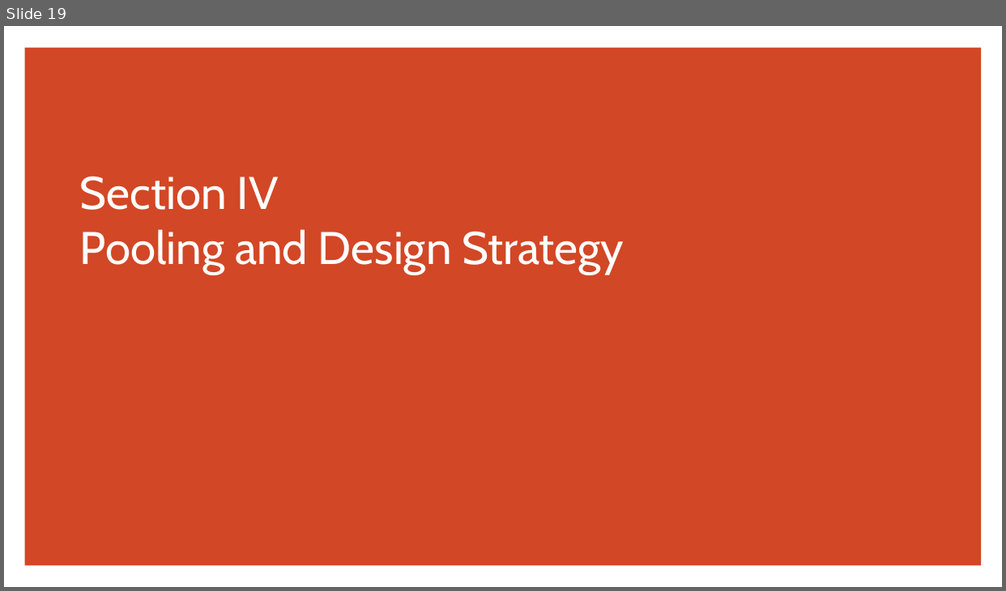
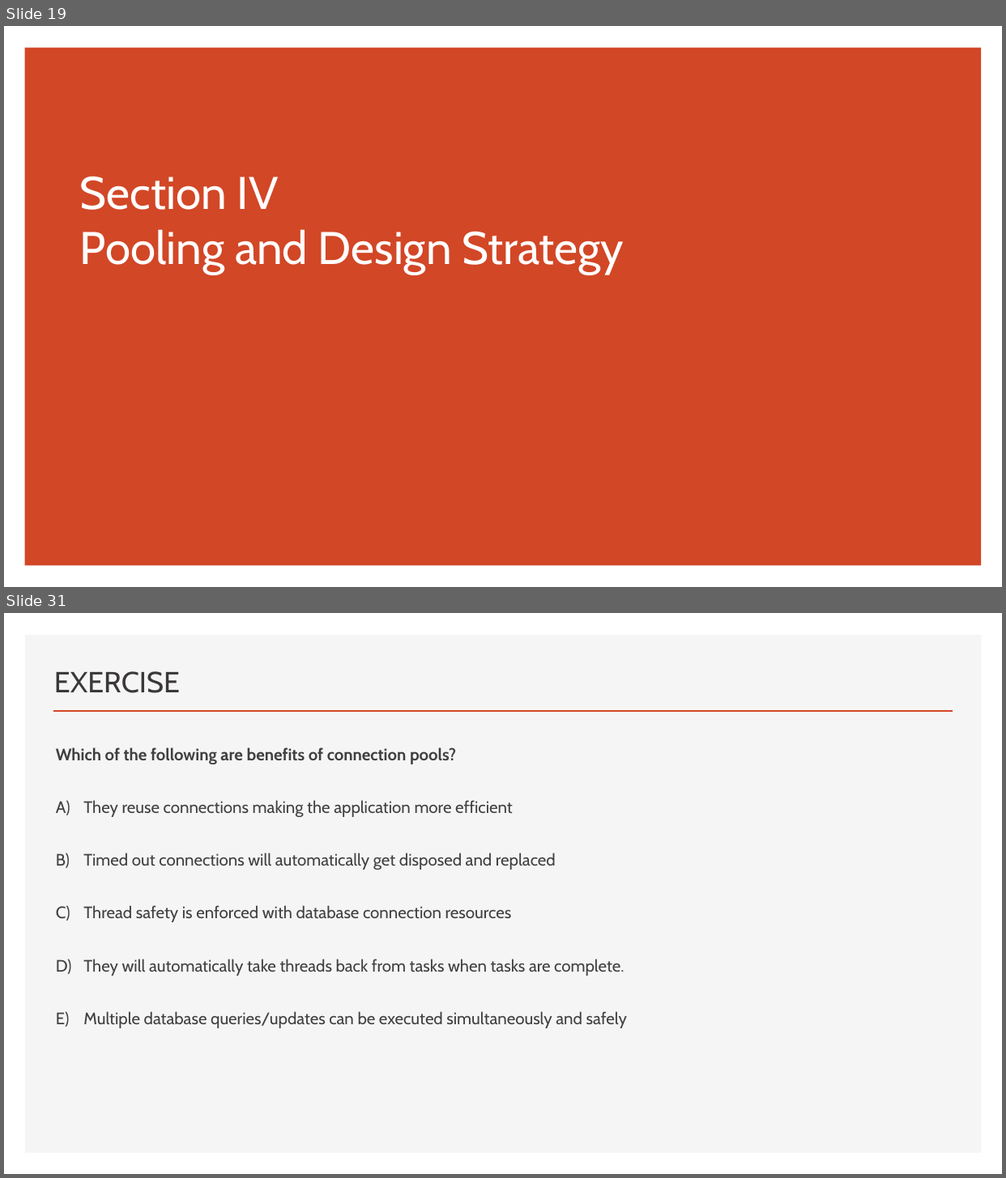
Before and after one commit to thomasnield/oreilly_programming_with_sql, a slide deck: oreilly_programming_with_sql.pptx. Shown one above the other, each under a label of ours: slide 19 before the commit, slides 19 and 31 after it; the slides between them are not shown. The pictures are 1006x591 and 1006x1178 pixels, drawn with LibreOffice and Linux fonts; fonts in the diff are those of the drawing. Boxes give left, top, right and bottom in pixels: in the first picture for what was removed or moved away, otherwise in the second. Text is boxed around its words. In the diff, an @@ line names an element or a change of style, - is before the commit and + after.

```diff
--- a/oreilly_programming_with_sql.pptx
+++ b/oreilly_programming_with_sql.pptx
@@ slide 31 added at [4, 613, 1002, 1174], background #FFFFFF @@
@@ rectangle added at [25, 635, 982, 1153], fill #F5F5F5 @@
@@ title added at [54, 671, 180, 693], 28 pt, text #3B3838 @@
+EXERCISE
@@ line added from (53, 711) to (953, 711), #D24726 2 pt @@
@@ text added at [56, 747, 627, 1029], 16 pt, text #404040 @@
+Which of the following are benefits of connection pools?
+A) They reuse connections making the application more efficient
+B) Timed out connections will automatically get disposed and replaced
+C) Thread safety is enforced with database connection resources
+D) They will automatically take threads back from tasks when tasks are complete.
+E) Multiple database queries/updates can be executed simultaneously and safely
```
Also in this commit, not shown: 1 slide changed, 14 other slides added, 3 other files.
